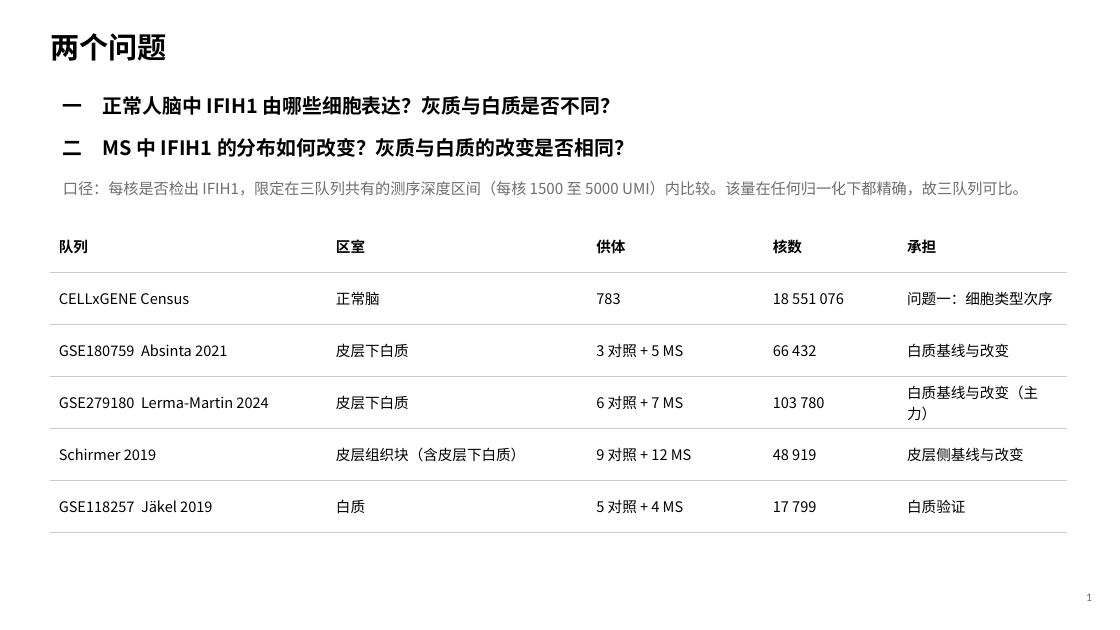
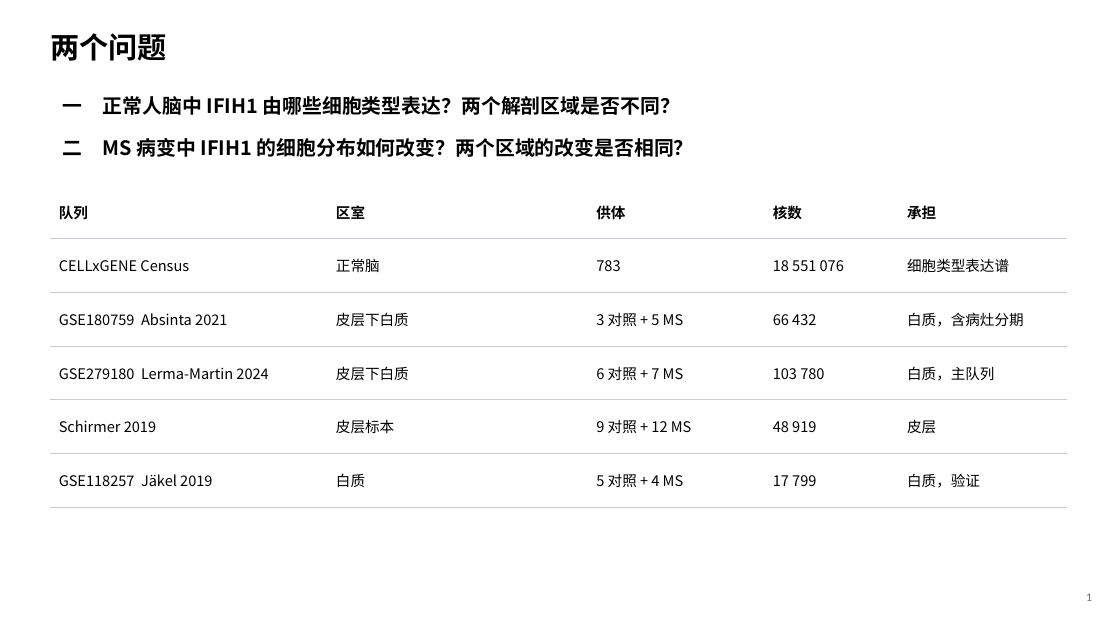
Before and after one commit to 7c96bzczcj-prog/aaa, a slide deck: slide 2 of results/mda5/MDA5_IFIH1_人脑与MS.pptx. Drawn at 1120x630 pixels with LibreOffice and Linux fonts; fonts in the diff are those of the drawing. Boxes give left, top, right and bottom in pixels: in the first picture for what was removed or moved away, otherwise in the second. Text is boxed around its words. In the diff, an @@ line names an element or a change of style, - is before the commit and + after.

```diff
--- a/results/mda5/MDA5_IFIH1_人脑与MS.pptx
+++ b/results/mda5/MDA5_IFIH1_人脑与MS.pptx
@@ text at bbox=[63, 96, 680, 115]: text changed @@
-一 正常人脑中 IFIH1 由哪些细胞表达？灰质与白质是否不同？
+一 正常人脑中 IFIH1 由哪些细胞类型表达？两个解剖区域是否不同？
@@ text at bbox=[63, 138, 694, 157]: text changed @@
-二 MS 中 IFIH1 的分布如何改变？灰质与白质的改变是否相同？
+二 MS 病变中 IFIH1 的细胞分布如何改变？两个区域的改变是否相同？
@@ table at bbox=[50, 185, 1067, 492] @@
-row 2, column 5: 问题一：细胞类型次序
+row 2, column 5: 细胞类型表达谱
-row 3, column 5: 白质基线与改变
+row 3, column 5: 白质，含病灶分期
-row 4, column 5: 白质基线与改变（主力）
+row 4, column 5: 白质，主队列
-row 5, column 2: 皮层组织块（含皮层下白质）
+row 5, column 2: 皮层标本
-row 5, column 5: 皮层侧基线与改变
+row 5, column 5: 皮层
-row 6, column 5: 白质验证
+row 6, column 5: 白质，验证
@@ table: place and size @@
-table at bbox=[50, 220, 1067, 518]
+table at bbox=[50, 185, 1067, 492]
@@ text removed at bbox=[63, 181, 1028, 196] @@
-口径：每核是否检出 IFIH1，限定在三队列共有的测序深度区间（每核 1500 至 5000 UMI）内比较。该量在任何归一化下都精确，故三队列可比。
```
Also in this commit, not shown: 9 other slides changed, 2 slides added, 2 slides removed, 16 other files.
